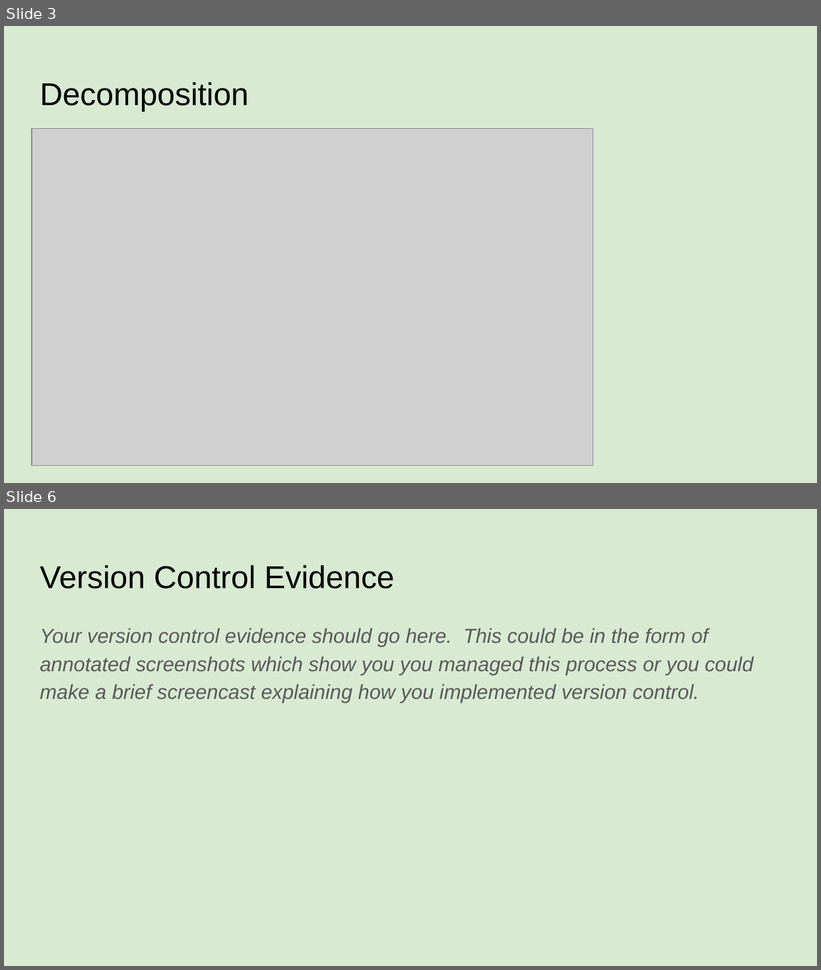
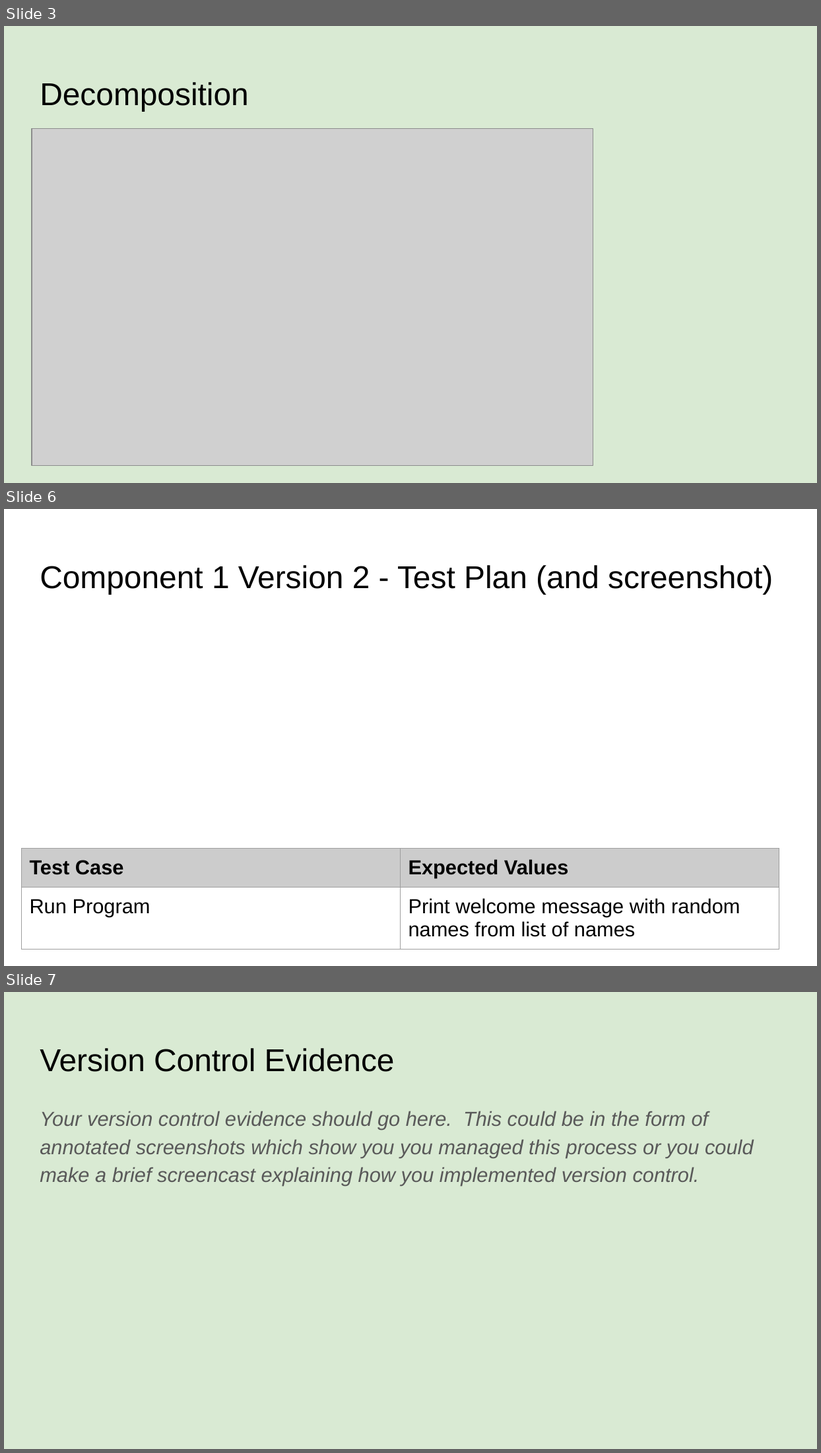
Before and after one commit to NoelChettiar/Pizza_Bot, a slide deck: 022_91893+_+91897+Documentation.pptx. Shown one above the other, each under a label of ours: slides 3 and 6 before the commit, slides 3, 6 and 7 after it; the slides between them are not shown. The pictures are 821x970 and 821x1453 pixels, drawn with LibreOffice and Linux fonts; fonts in the diff are those of the drawing; grey boxes stand for pictures. Boxes give left, top, right and bottom in pixels: in the first picture for what was removed or moved away, otherwise in the second. Text is boxed around its words. In the diff, an @@ line names an element or a change of style, - is before the commit and + after.

Commit message:
Created Welcome v2
change welcome message code into a function. Also created a main function to call welcome

```diff
--- a/022_91893+_+91897+Documentation.pptx
+++ b/022_91893+_+91897+Documentation.pptx
@@ slide 6 added at bbox=[4, 509, 817, 966], background #FFFFFF @@
@@ title added at bbox=[40, 565, 773, 594], 28 pt, text #000000 @@
+Component 1 Version 2 - Test Plan (and screenshot)
@@ table added at bbox=[21, 849, 779, 955], 2 rows, 2 columns @@
+Test Case | Expected Values
+Run Program | Print welcome message with random names from list of names
@@ what was slide 6 is now slide 7 @@
```
Also in this commit, not shown: 2 slides changed, 1 other slide added, 2 other files.
